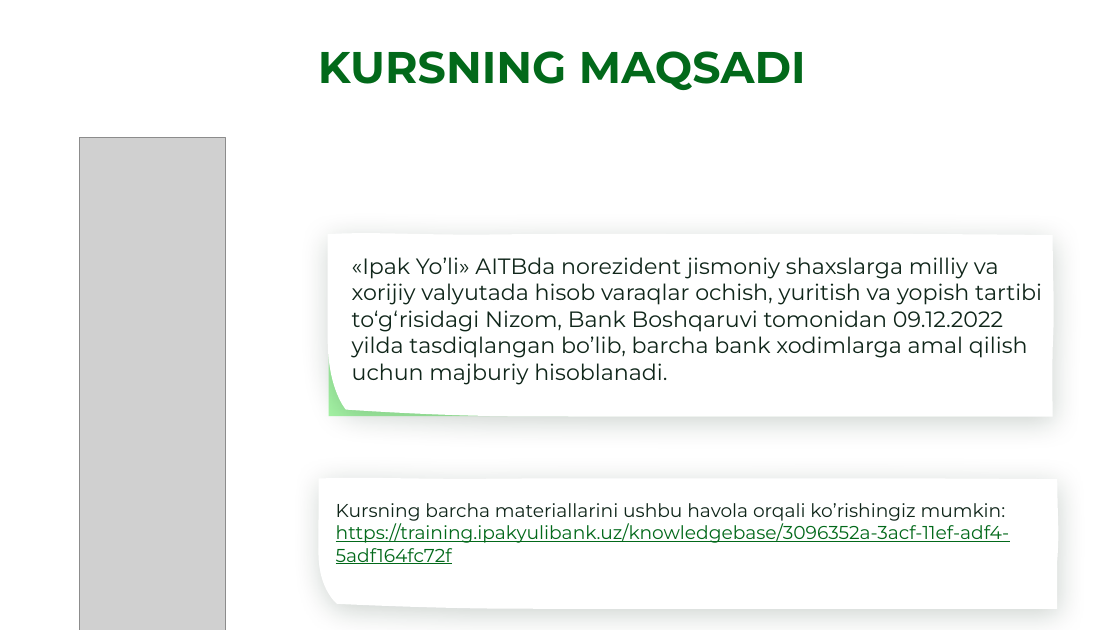
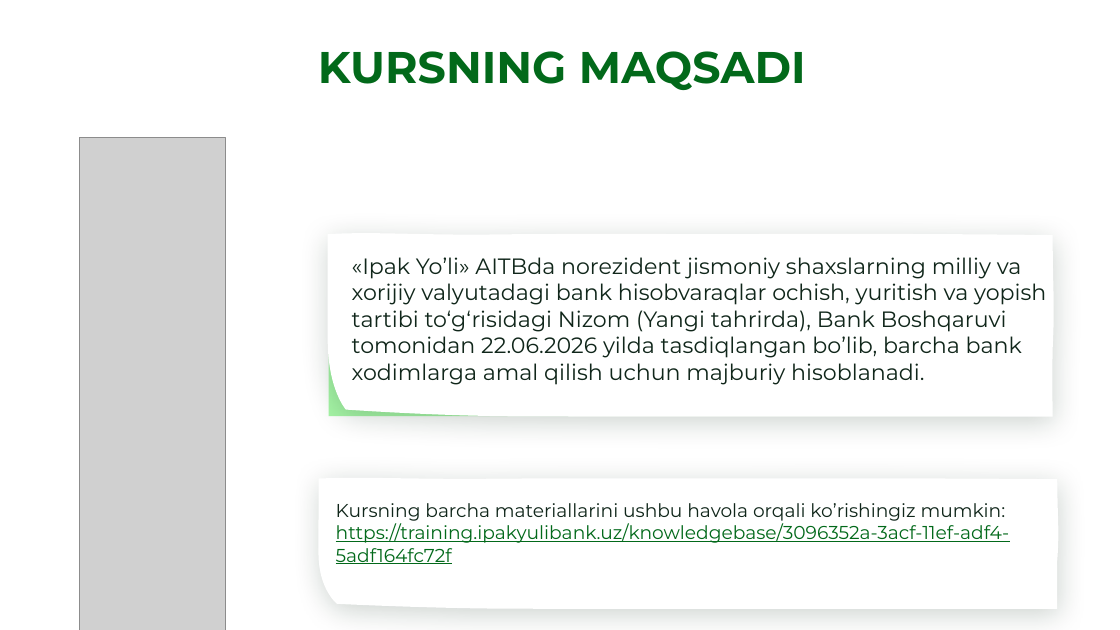
Before and after one commit to pusijuice5-coder/-1, a slide deck: slide 56 of OVZ_kurs_nerezidenty_novyj_dizajn.pptx. Drawn at 1120x630 pixels with LibreOffice and Linux fonts; fonts in the diff are those of the drawing; grey boxes stand for pictures; background and template pictures are left out. Boxes give left, top, right and bottom in pixels: in the first picture for what was removed or moved away, otherwise in the second. Text is boxed around its words. In the diff, an @@ line names an element or a change of style, - is before the commit and + after.

```diff
--- a/OVZ_kurs_nerezidenty_novyj_dizajn.pptx
+++ b/OVZ_kurs_nerezidenty_novyj_dizajn.pptx
@@ text at (352,257,1046,385): text changed @@
-«Ipak Yo’li» AITBda norezident jismoniy shaxslarga milliy va xorijiy valyutada hisob varaqlar ochish, yuritish va yopish tartibi to‘g‘risidagi Nizom, Bank Boshqaruvi tomonidan 09.12.2022 yilda tasdiqlangan bo’lib, barcha bank xodimlarga amal qilish uchun majburiy hisoblanadi.
+«Ipak Yo’li» AITBda norezident jismoniy shaxslarning milliy va xorijiy valyutadagi bank hisobvaraqlar ochish, yuritish va yopish tartibi to‘g‘risidagi Nizom (Yangi tahrirda), Bank Boshqaruvi tomonidan 22.06.2026 yilda tasdiqlangan bo’lib, barcha bank xodimlarga amal qilish uchun majburiy hisoblanadi.
```
Also in this commit, not shown: 27 other slides changed, 1 other file.
